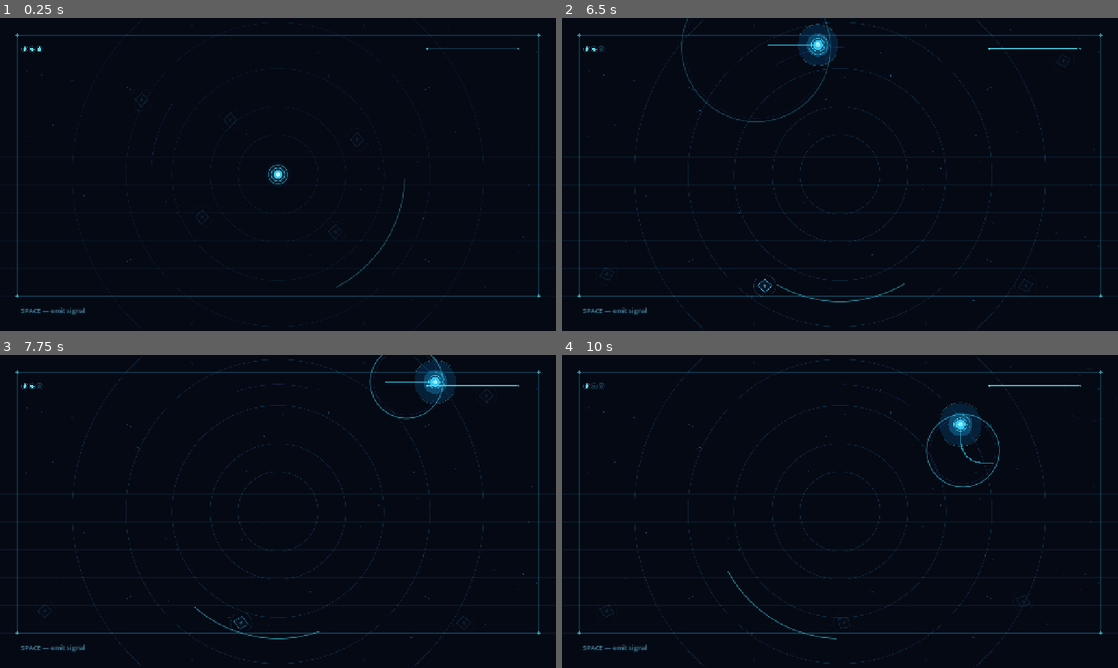
Above: before the commit, frames 1-4 (two rows, left to right).
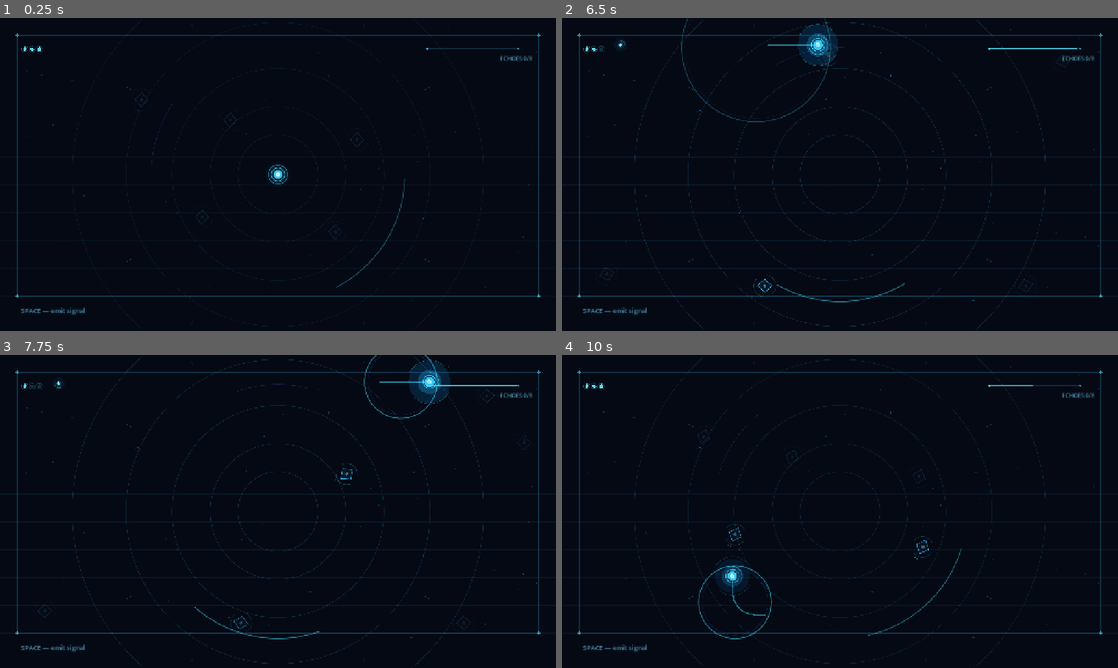
Above: after the commit, the same moments.

Repository: Gustavo-Wallace/hollow-signal
Game: Godot game, scene res://scenes/main.tscn
Two runs of this game, one before a commit and one after it. Both use one fixed random seed, a clock stepped at 60 frames per second and the inputs below.
Inputs:
- Up to frame 1 (0.25 s): no input
- Up to frame 2 (6.5 s): tap Enter (ui_accept) at 0.5, 0.77, 1.52, 3.02, 3.77, 4.52, 6.02 s; hold W (move_up) 0.53-2.03 s; tap R every 0.75 s from 0.6 to 5.85 s; hold A (move_left) 2.03-3.53 s; hold S (move_down) 3.53-4.28 s; hold D (move_right) 4.28-5.03 s; hold W (move_up) 5.03-5.78 s; hold D (move_right) from 5.78 s (still down)
- Up to frame 3 (7.75 s): keep holding D (move_right); tap R at 6.6, 7.35 s; tap Enter (ui_accept) at 6.77, 7.52 s
- Up to frame 4 (10 s): release D (move_right) at 8.03 s; hold S (move_down) 8.03-8.78 s; tap R at 8.1, 8.85, 9.6 s; hold A (move_left) 8.78-9.53 s; tap Enter (ui_accept) at 9.02, 9.77 s; hold W (move_up) from 9.53 s (still down)

The runs differ from the first frame. In frame 1, less than 0.1% of the frame differs, in the area x 90-96%, y 12-14%; in frame 2, 0.1%; in frame 3, 1.0%; in frame 4, 2.0%, in the area x 5-97%, y 9-91%.

Commit message:
echo collection and threat director

Diff:
--- a/scenes/main.tscn
+++ b/scenes/main.tscn
@@ -60,6 +60,16 @@
 theme_override_font_sizes/font_size = 15
 text = "SPACE — emit signal"
 
+[node name="EchoCounter" type="Label" parent="Interface"]
+offset_left = 984.0
+offset_top = 84.0
+offset_right = 1225.0
+offset_bottom = 108.0
+theme_override_colors/font_color = Color(0.44, 0.82, 0.94, 0.68)
+theme_override_font_sizes/font_size = 13
+text = "ECHOES 0/8"
+horizontal_alignment = 2
+
 [node name="GameOver" type="Control" parent="Interface"]
 visible = false
 layout_mode = 3
--- a/scripts/arena.gd
+++ b/scripts/arena.gd
@@ -2,26 +2,40 @@
 
 const VIEWPORT_SIZE := Vector2(1280.0, 720.0)
 const PULSE_SCRIPT := preload("res://scripts/pulse.gd")
+const WRAITH_SCRIPT := preload("res://scripts/echo_wraith.gd")
+const SHARD_SCRIPT := preload("res://scripts/echo_shard.gd")
+const ECHO_TARGET := 8
+const MAX_WRAITHS := 8
+
+enum RunState { PLAYING, LOST, STABILIZED }
 
 var stars: Array[Dictionary] = []
 var drift := 0.0
 var camera_shake_time := 0.0
 var camera_shake_strength := 0.0
 var exposure := 0.0
-var game_over := false
+var run_state := RunState.PLAYING
+var echoes_collected := 0
+var spawn_timer := 3.8
+var elapsed_time := 0.0
 @onready var arena_camera: Camera2D = $ArenaCamera
 
 
 func _ready() -> void:
 	process_mode = Node.PROCESS_MODE_ALWAYS
 	_generate_stars()
+	_update_echo_counter()
 	queue_redraw()
 
 
 func _process(delta: float) -> void:
 	drift += delta
 	_update_exposure()
+	if run_state == RunState.PLAYING:
+		elapsed_time += delta
+		_update_threat_spawner(delta)
 	_update_camera_shake(delta)
+	_update_final_echo_pulse()
 	queue_redraw()
 
 
@@ -40,17 +54,89 @@
 
 
 func player_destroyed() -> void:
-	if game_over:
-		return
-	game_over = true
+	if run_state != RunState.PLAYING:
+		return
+	run_state = RunState.LOST
+	$Interface/GameOver/Title.text = "SIGNAL LOST"
+	$Interface/GameOver/RestartHint.text = "Press R to restart"
 	$Interface/GameOver.visible = true
 	get_tree().paused = true
 
 
 func _input(event: InputEvent) -> void:
-	if game_over and event is InputEventKey and event.pressed and not event.echo and event.keycode == KEY_R:
+	if run_state != RunState.PLAYING and event is InputEventKey and event.pressed and not event.echo and event.keycode == KEY_R:
 		get_tree().paused = false
 		get_tree().reload_current_scene()
+
+
+func spawn_echo_shard(origin: Vector2) -> void:
+	if run_state != RunState.PLAYING:
+		return
+	var shard := Node2D.new()
+	shard.set_script(SHARD_SCRIPT)
+	shard.position = origin
+	add_child(shard)
+
+
+func collect_echo_shard(shard: Node2D) -> void:
+	if run_state != RunState.PLAYING:
+		return
+	echoes_collected += 1
+	_update_echo_counter()
+	shard.call("begin_collection")
+	if echoes_collected >= ECHO_TARGET:
+		_stabilize_core()
+
+
+func _stabilize_core() -> void:
+	run_state = RunState.STABILIZED
+	$Interface/GameOver/Title.text = "CORE STABILIZED"
+	$Interface/GameOver/RestartHint.text = "Press R to run again"
+	$Interface/GameOver.visible = true
+	get_tree().paused = true
+
+
+func _update_echo_counter() -> void:
+	$Interface/EchoCounter.text = "ECHOES %d/%d" % [echoes_collected, ECHO_TARGET]
+
+
+func _update_threat_spawner(delta: float) -> void:
+	if get_tree().get_nodes_in_group("echo_wraith").size() >= MAX_WRAITHS:
+		return
+	spawn_timer -= delta
+	if spawn_timer > 0.0:
+		return
+	_spawn_wraith_at_edge()
+	var run_pressure := minf(elapsed_time / 90.0, 1.0)
+	spawn_timer = lerpf(5.3, 2.4, exposure * 0.7 + run_pressure * 0.3)
+
+
+func _spawn_wraith_at_edge() -> void:
+	var player := get_tree().get_first_node_in_group("signal_player") as Node2D
+	var spawn_position := Vector2(80.0, 80.0)
+	for attempt in 8:
+		var edge := randi_range(0, 3)
+		match edge:
+			0: spawn_position = Vector2(randf_range(82.0, 1198.0), 70.0)
+			1: spawn_position = Vector2(1210.0, randf_range(70.0, 620.0))
+			2: spawn_position = Vector2(randf_range(82.0, 1198.0), 630.0)
+			_: spawn_position = Vector2(70.0, randf_range(70.0, 620.0))
+		if player == null or spawn_position.distance_to(player.global_position) >= 290.0:
+			break
+	var wraith := Node2D.new()
+	wraith.set_script(WRAITH_SCRIPT)
+	wraith.position = spawn_position
+	add_child(wraith)
+	wraith.call("begin_emergence")
+
+
+func _update_final_echo_pulse() -> void:
+	var remaining := ECHO_TARGET - echoes_collected
+	if run_state == RunState.PLAYING and remaining <= 2:
+		var pulse := 0.7 + sin(drift * 3.0) * 0.25
+		$Interface/EchoCounter.modulate.a = pulse
+	else:
+		$Interface/EchoCounter.modulate.a = 1.0
 
 
 func _update_exposure() -> void:
--- /dev/null
+++ b/scripts/echo_shard.gd
@@ -0,0 +1,57 @@
+extends Node2D
+
+const COLLECTION_RADIUS := 28.0
+const COLLECTION_DURATION := 0.38
+
+var phase := 0.0
+var collected := false
+var collection_time := 0.0
+
+
+func _ready() -> void:
+	phase = fmod(global_position.x * 0.031 + global_position.y * 0.017, TAU)
+	add_to_group("echo_shard")
+	queue_redraw()
+
+
+func _process(delta: float) -> void:
+	if collected:
+		collection_time += delta
+		queue_redraw()
+		if collection_time >= COLLECTION_DURATION:
+			queue_free()
+		return
+	phase += delta * 2.2
+	var player := get_tree().get_first_node_in_group("signal_player") as Node2D
+	if player and global_position.distance_to(player.global_position) <= COLLECTION_RADIUS:
+		get_parent().collect_echo_shard(self)
+	queue_redraw()
+
+
+func begin_collection() -> void:
+	if collected:
+		return
+	collected = true
+	remove_from_group("echo_shard")
+	queue_redraw()
+
+
+func _draw() -> void:
+	if collected:
+		_draw_collection_echo()
+		return
+	var bob := sin(phase) * 2.0
+	var pulse := 0.7 + sin(phase * 1.7) * 0.3
+	draw_circle(Vector2(0, bob), 13.0 + pulse * 3.0, Color(0.12, 0.72, 1.0, 0.065))
+	draw_circle(Vector2(0, bob), 6.0 + pulse * 1.2, Color(0.25, 0.85, 1.0, 0.22))
+	var diamond := PackedVector2Array([Vector2(0, bob - 5), Vector2(4, bob), Vector2(0, bob + 5), Vector2(-4, bob)])
+	draw_colored_polygon(diamond, Color(0.55, 0.96, 1.0, 0.94))
+	draw_arc(Vector2(0, bob), 10.0, phase, phase + 1.65, 18, Color(0.34, 0.9, 1.0, 0.48), 1.0, true)
+
+
+func _draw_collection_echo() -> void:
+	var progress := clampf(collection_time / COLLECTION_DURATION, 0.0, 1.0)
+	var alpha := (1.0 - progress) * 0.85
+	var radius := 8.0 + progress * 34.0
+	draw_arc(Vector2.ZERO, radius, 0.0, TAU, 36, Color(0.4, 0.94, 1.0, alpha), 1.5, true)
+	draw_circle(Vector2.ZERO, 7.0 * (1.0 - progress), Color(0.6, 0.98, 1.0, alpha))
--- a/scripts/echo_wraith.gd
+++ b/scripts/echo_wraith.gd
@@ -17,6 +17,7 @@
 var phase := 0.0
 var dying := false
 var death_time := 0.0
+var emergence := 1.0
 
 
 func _ready() -> void:
@@ -34,6 +35,7 @@
 	reveal_time = maxf(0.0, reveal_time - delta)
 	alert_time = maxf(0.0, alert_time - delta)
 	flash_amount = maxf(0.0, flash_amount - delta * 3.8)
+	emergence = move_toward(emergence, 1.0, delta * 2.2)
 	var target_reveal := 1.0 if reveal_time > 0.0 else 0.08
 	reveal_amount = move_toward(reveal_amount, target_reveal, delta * 1.45)
 	rotation += delta * (0.16 + alert_time * 0.14)
@@ -80,11 +82,18 @@
 	queue_redraw()
 
 
+func begin_emergence() -> void:
+	emergence = 0.0
+	reveal_amount = 0.02
+	queue_redraw()
+
+
 func _begin_death() -> void:
 	dying = true
 	death_time = 0.0
 	velocity = Vector2.ZERO
 	remove_from_group("echo_wraith")
+	get_parent().spawn_echo_shard(global_position)
 
 
 func _process_death(delta: float) -> void:
@@ -99,7 +108,7 @@
 		_draw_fragments()
 		return
 	var pulse := sin(Time.get_ticks_msec() * 0.002 + phase) * 0.5 + 0.5
-	var alpha := lerpf(0.09, 0.82, reveal_amount)
+	var alpha := lerpf(0.09, 0.82, reveal_amount) * emergence
 	var glow_alpha := alpha * (0.28 + flash_amount * 0.72)
 	var cold := Color(0.22, 0.78, 1.0, alpha)
 	var shadow := Color(0.04, 0.12, 0.19, alpha * 0.8)
@@ -112,6 +121,8 @@
 	draw_arc(Vector2.ZERO, 24.0 + pulse * 2.0, 0.18, 2.25, 24, Color(0.3, 0.9, 1.0, glow_alpha), 1.3, true)
 	draw_arc(Vector2.ZERO, 24.0 + pulse * 2.0, 3.35, 5.48, 24, Color(0.3, 0.9, 1.0, glow_alpha), 1.3, true)
 	draw_circle(Vector2.ZERO, 3.4 + flash_amount * 1.8, Color(0.62, 0.96, 1.0, alpha * (0.52 + flash_amount * 0.48)))
+	if emergence < 1.0:
+		draw_line(Vector2(0, -42.0 * (1.0 - emergence)), Vector2.ZERO, Color(0.25, 0.85, 1.0, (1.0 - emergence) * 0.55), 1.0, true)
 	if reveal_amount > 0.2:
 		for index in health:
 			draw_circle(Vector2(-6.0 + index * 6.0, 29.0), 1.6, Color(0.34, 0.9, 1.0, alpha * 0.7))
Not shown, added: scripts/echo_shard.gd.uid
